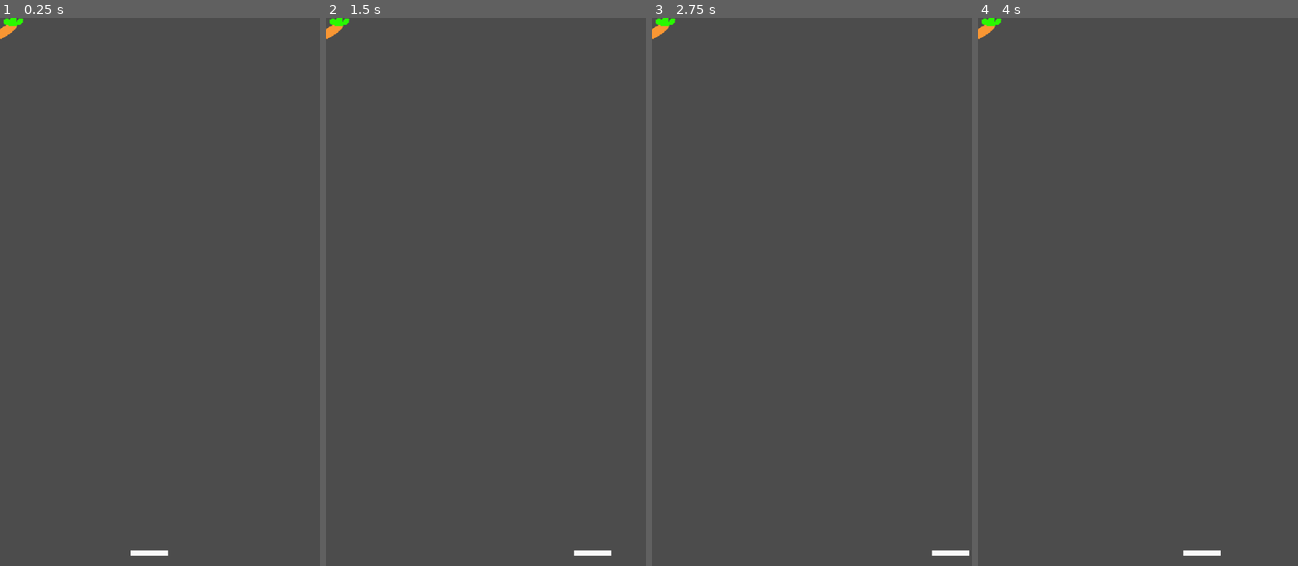
Above: before the commit, frames 1-4 (left to right).
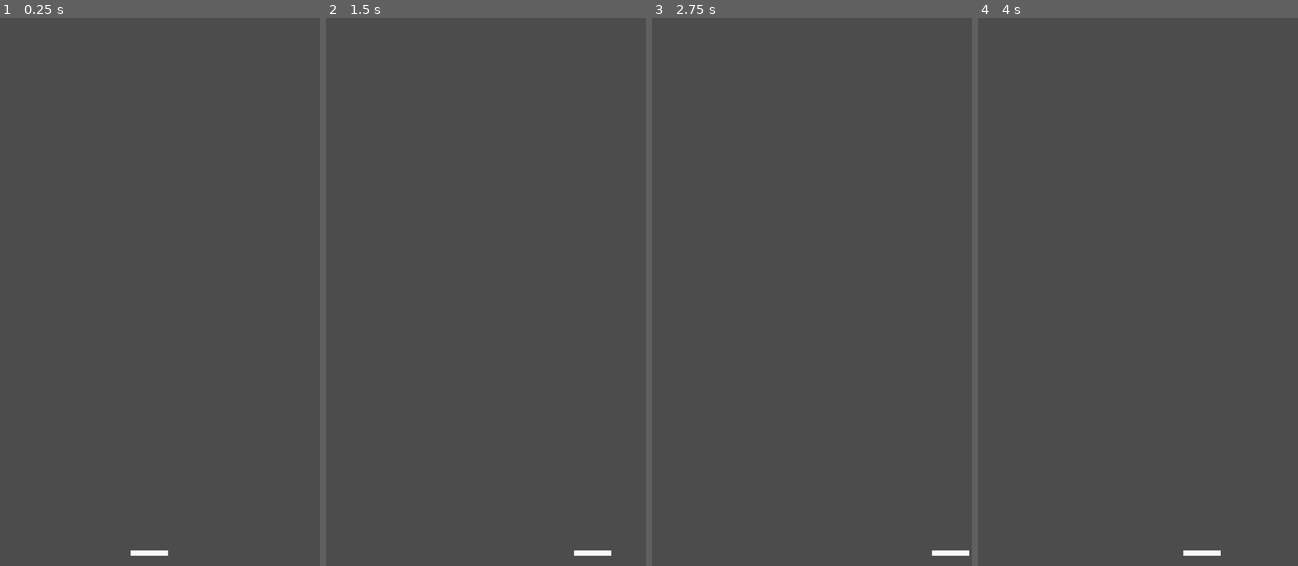
Above: after the commit, the same moments.

Repository: michaelgrav/ChildrensHealthGame
Game: Godot game, scene res://Main.tscn
Two runs of this game, one before a commit and one after it. Both use one fixed random seed, a clock stepped at 60 frames per second and the inputs below.
Inputs:
- Up to frame 1 (0.25 s): no input
- Up to frame 2 (1.5 s): tap Enter at 0.5 s; hold Right (ui_right) 0.53-1.28 s; hold Left (ui_left) from 1.28 s (still down)
- Up to frame 3 (2.75 s): release Left (ui_left) at 2.03 s; hold Right (ui_right) from 2.03 s (still down)
- Up to frame 4 (4 s): tap Space at 3.5 s; release Right (ui_right) at 3.53 s; hold Left (ui_left) from 3.53 s (still down)

The runs differ from the first frame. In frame 1, 0.2% of the frame differs, in the area x 0-8%, y 0-4%; in frame 2, 0.2%; in frame 3, 0.2%; in frame 4, 0.2%.

Commit message:
Moved walls

Diff:
--- a/Game/Main.tscn
+++ b/Game/Main.tscn
@@ -1,16 +1,11 @@
-[gd_scene load_steps=8 format=2]
+[gd_scene load_steps=5 format=2]
 
 [ext_resource path="res://Player.tscn" type="PackedScene" id=1]
 [ext_resource path="res://Main.gd" type="Script" id=2]
 [ext_resource path="res://Carrot.tscn" type="PackedScene" id=3]
 
 [sub_resource type="RectangleShape2D" id=1]
-
-[sub_resource type="RectangleShape2D" id=2]
-
-[sub_resource type="RectangleShape2D" id=3]
-
-[sub_resource type="RectangleShape2D" id=4]
+extents = Vector2( 3.08475, 10 )
 
 [node name="Main" type="Node2D"]
 script = ExtResource( 2 )
@@ -27,22 +22,31 @@
 [node name="Node2D" type="Node2D" parent="."]
 
 [node name="StaticBody2D" type="StaticBody2D" parent="Node2D"]
-position = Vector2( 217.948, 1.76239 )
+position = Vector2( 300.548, 0.911804 )
 
 [node name="CollisionShape2D" type="CollisionShape2D" parent="Node2D/StaticBody2D"]
+scale = Vector2( 100, 1 )
+shape = SubResource( 1 )
+
+[node name="StaticBody2D3" type="StaticBody2D" parent="Node2D"]
+position = Vector2( -3.66513, 524.912 )
+
+[node name="CollisionShape2D" type="CollisionShape2D" parent="Node2D/StaticBody2D3"]
+position = Vector2( 2.32306, 0 )
+scale = Vector2( 1, 53.71 )
+shape = SubResource( 1 )
+
+[node name="StaticBody2D4" type="StaticBody2D" parent="Node2D"]
+position = Vector2( 605.608, 527.522 )
+
+[node name="CollisionShape2D" type="CollisionShape2D" parent="Node2D/StaticBody2D4"]
+position = Vector2( 2.32306, 0 )
+scale = Vector2( 1, 53.866 )
 shape = SubResource( 1 )
 
 [node name="StaticBody2D2" type="StaticBody2D" parent="Node2D"]
+position = Vector2( 302.442, 1030.94 )
 
 [node name="CollisionShape2D" type="CollisionShape2D" parent="Node2D/StaticBody2D2"]
-shape = SubResource( 2 )
-
-[node name="StaticBody2D3" type="StaticBody2D" parent="Node2D"]
-
-[node name="CollisionShape2D" type="CollisionShape2D" parent="Node2D/StaticBody2D3"]
-shape = SubResource( 3 )
-
-[node name="StaticBody2D4" type="StaticBody2D" parent="Node2D"]
-
-[node name="CollisionShape2D" type="CollisionShape2D" parent="Node2D/StaticBody2D4"]
-shape = SubResource( 4 )
+scale = Vector2( 100, 1 )
+shape = SubResource( 1 )
